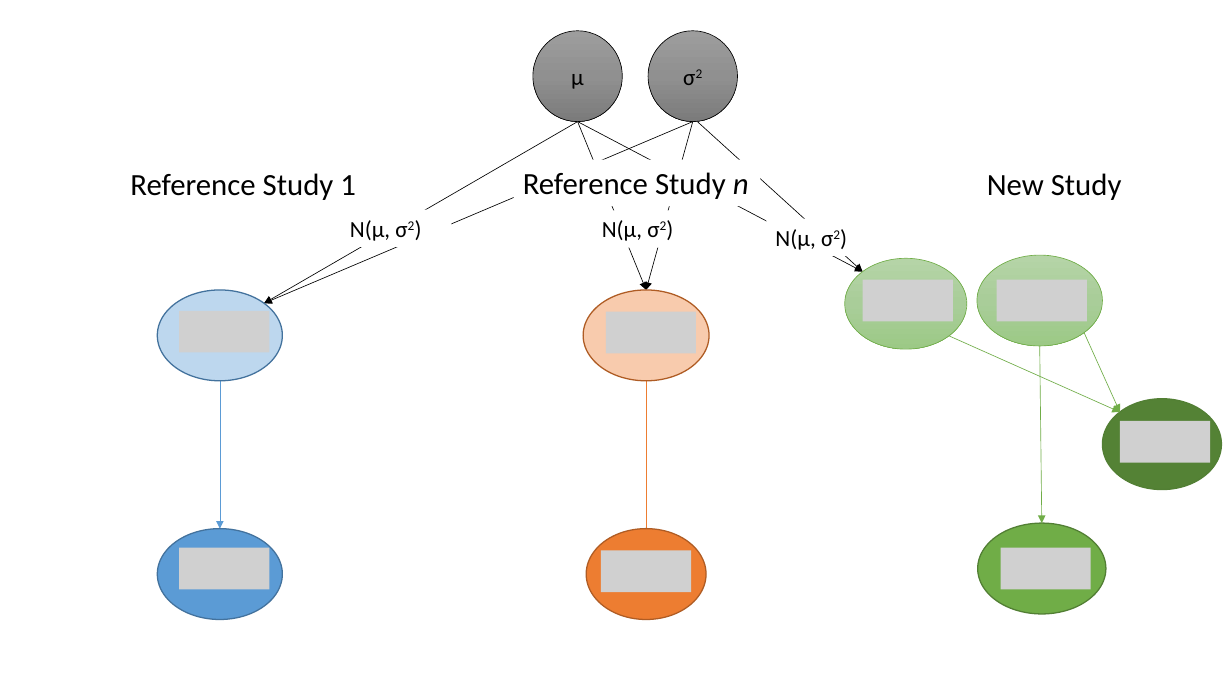
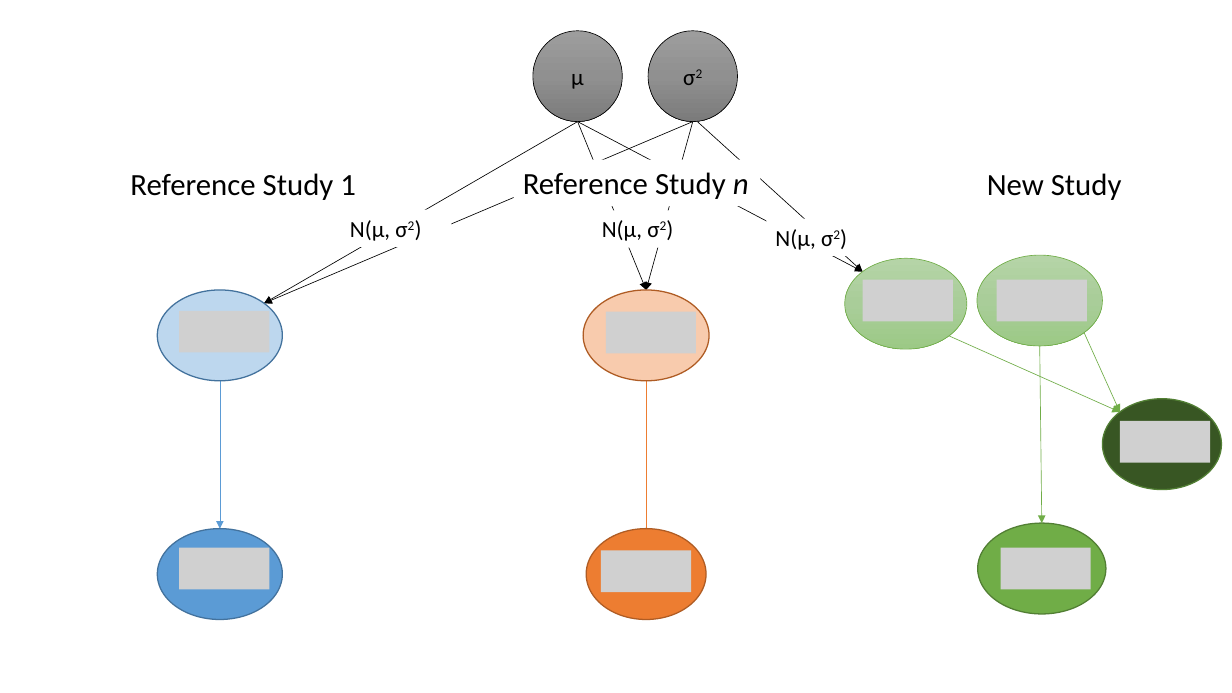
Before and after one commit to phcanalytics/ecmeta-manuscript, a slide deck: slide 2 of figs/dags.pptx. Drawn at 1232x693 pixels with LibreOffice and Linux fonts; fonts in the diff are those of the drawing; grey boxes stand for pictures. Boxes give left, top, right and bottom in pixels: in the first picture for what was removed or moved away, otherwise in the second. Text is boxed around its words. In the diff, an @@ line names an element or a change of style, - is before the commit and + after.

```diff
--- a/figs/dags.pptx
+++ b/figs/dags.pptx
@@ ellipse at [1103,399,1222,490]: fill #548235 to #385723 @@
```
Also in this commit, not shown: 1 other slide changed, 14 other files.
